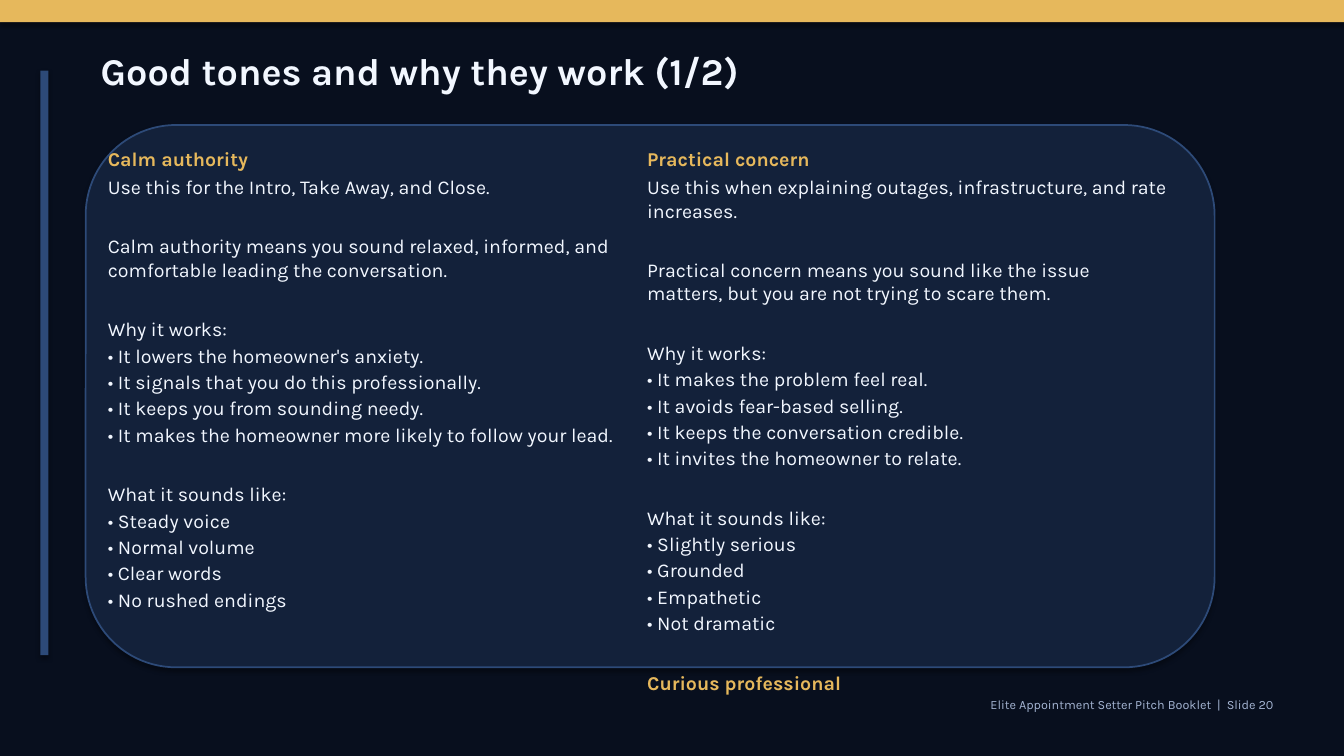
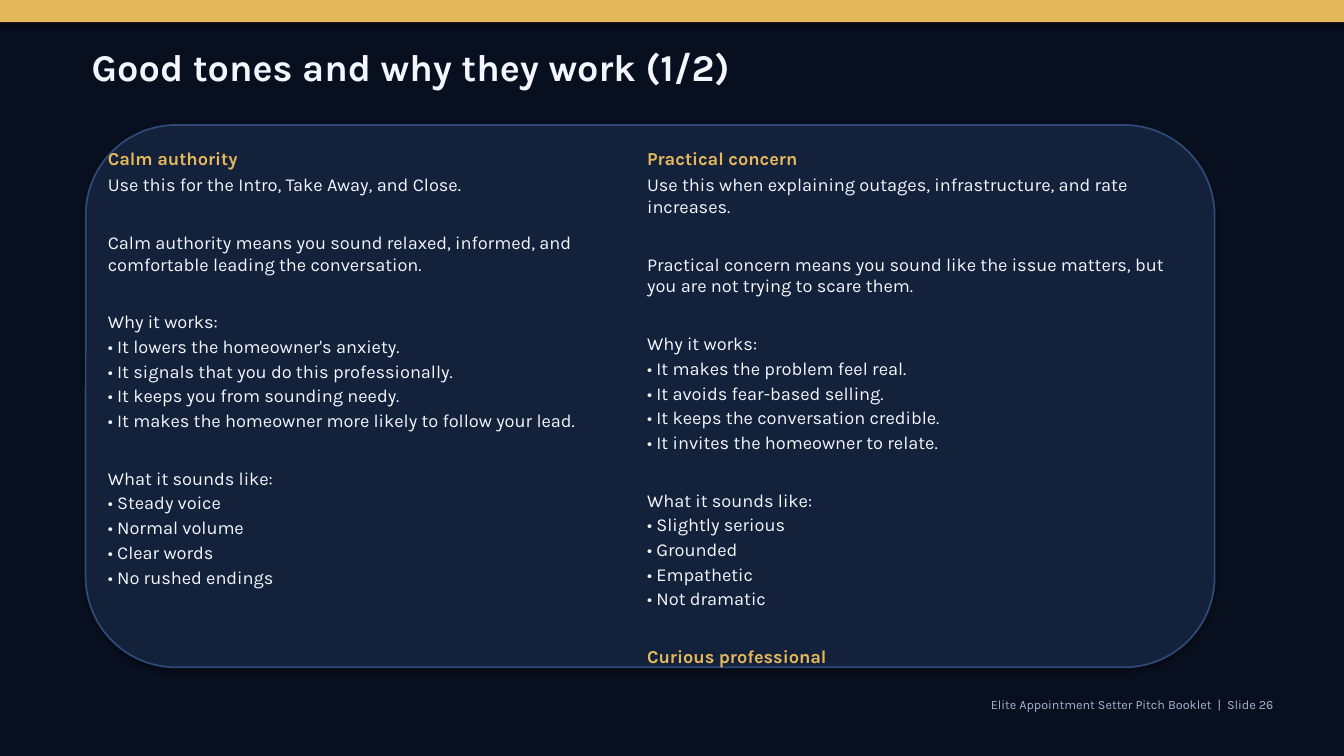
Before and after one commit to rvargas112902-ship-it/Solar-project, a slide deck: slide 26 of deliverables/APPOINTMENT_SETTER_HANDBOOK_ELITE_DECK.pptx (slide 20 before the commit). Drawn at 1344x756 pixels with LibreOffice and Linux fonts; fonts in the diff are those of the drawing. Boxes give left, top, right and bottom in pixels: in the first picture for what was removed or moved away, otherwise in the second. Text is boxed around its words. In the diff, an @@ line names an element or a change of style, - is before the commit and + after.

```diff
--- a/deliverables/APPOINTMENT_SETTER_HANDBOOK_ELITE_DECK.pptx
+++ b/deliverables/APPOINTMENT_SETTER_HANDBOOK_ELITE_DECK.pptx
@@ text "Good tones and why they ...": place and size @@
-text "Good tones and why they ..." at (101, 56, 738, 94)
+text "Good tones and why they ..." at (92, 52, 729, 90)
@@ rectangle removed at (40, 71, 48, 655) @@
@@ text "Calm authority" at (108, 149, 575, 589): size 14 to 13 pt @@
@@ text "Practical concern" at (647, 152, 1164, 605): size 14 to 13 pt @@
@@ text at (991, 700, 1274, 712): text changed @@
-Elite Appointment Setter Pitch Booklet | Slide 20
+Elite Appointment Setter Pitch Booklet | Slide 26
```
Also in this commit, not shown: 75 other slides changed, 6 slides added, 2 other files.
